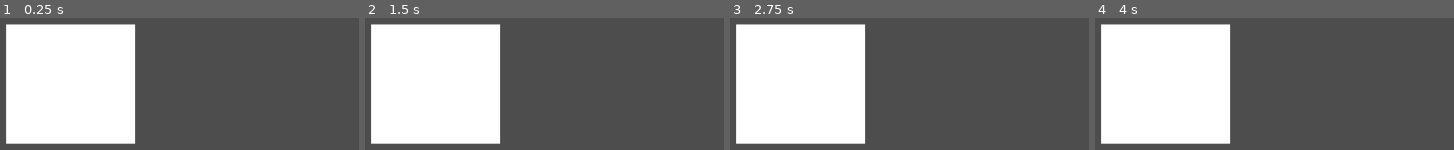
Above: before the commit, frames 1-4 (left to right).
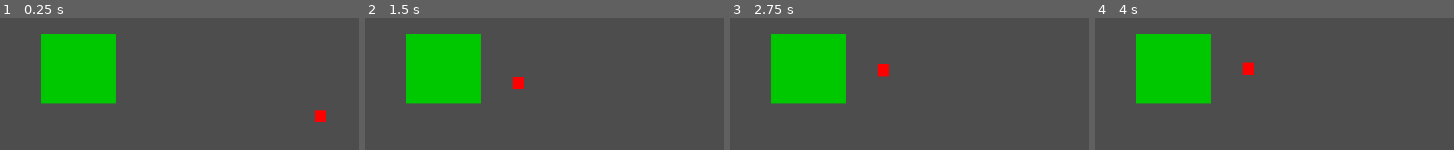
Above: after the commit, the same moments.

Repository: jakubaszcz/Prototype-Evil-Tower
Game: Godot game, scene res://Components/Scenes/Game.tscn
Two runs of this game, one before a commit and one after it. Both use one fixed random seed, a clock stepped at 60 frames per second and the inputs below.
Inputs:
- Up to frame 1 (0.25 s): no input
- Up to frame 2 (1.5 s): no input
- Up to frame 3 (2.75 s): tap Enter at 2 s
- Up to frame 4 (4 s): tap Space at 2.75 s; tap Enter at 3.5 s

The runs differ from the first frame. In frame 1, 33% of the frame differs, in the area x 1-91%, y 4-96%; in frame 2, 33%; in frame 3, 33%, in the area x 1-45%, y 4-96%; in frame 4, 33%.

Commit message:
[PET] Editing Player & Enemy Hitbox

Diff:
--- a/Components/Entities/Enemy.tscn
+++ b/Components/Entities/Enemy.tscn
@@ -1,10 +1,18 @@
-[gd_scene load_steps=2 format=3 uid="uid://7qrwl6nlntii"]
+[gd_scene load_steps=4 format=3 uid="uid://7qrwl6nlntii"]
+
+[ext_resource type="Script" path="res://Scripts/Entities/Enemies.gd" id="1_nvv1h"]
 
 [sub_resource type="RectangleShape2D" id="RectangleShape2D_o656c"]
 
-[node name="Enemy" type="Area2D"]
+[sub_resource type="CanvasTexture" id="CanvasTexture_o656c"]
+
+[node name="Enemy" type="CharacterBody2D"]
+script = ExtResource("1_nvv1h")
 
 [node name="CollisionArea" type="CollisionShape2D" parent="."]
 shape = SubResource("RectangleShape2D_o656c")
 
 [node name="Sprite" type="Sprite2D" parent="."]
+self_modulate = Color(1, 0, 0, 1)
+scale = Vector2(16.5, 17.5)
+texture = SubResource("CanvasTexture_o656c")
--- a/Components/Entities/Player.tscn
+++ b/Components/Entities/Player.tscn
@@ -8,21 +8,19 @@
 [sub_resource type="CircleShape2D" id="CircleShape2D_oo1nr"]
 radius = 178.0702
 
-[node name="Player" type="Area2D"]
+[node name="Player" type="CharacterBody2D"]
 
 [node name="Sprite" type="Sprite2D" parent="."]
-position = Vector2(572, 332)
-scale = Vector2(186.5, 172.5)
+self_modulate = Color(0, 0.785777, 0, 1)
+scale = Vector2(108.108, 100)
 texture = SubResource("CanvasTexture_xxblq")
 
 [node name="CollisionArea" type="CollisionShape2D" parent="."]
-position = Vector2(574, 333)
 shape = SubResource("RectangleShape2D_oo1nr")
 
 [node name="Radius" type="Node" parent="."]
 
-[node name="RadiusArea" type="Area2D" parent="Radius"]
+[node name="RadiusArea" type="Area2D" parent="."]
 
-[node name="CollisonArea" type="CollisionShape2D" parent="Radius/RadiusArea"]
-position = Vector2(571, 329)
+[node name="CollisonArea" type="CollisionShape2D" parent="RadiusArea"]
 shape = SubResource("CircleShape2D_oo1nr")
--- a/Components/Scenes/Game.tscn
+++ b/Components/Scenes/Game.tscn
@@ -1,7 +1,8 @@
-[gd_scene load_steps=3 format=3 uid="uid://dw6snjba4llv7"]
+[gd_scene load_steps=4 format=3 uid="uid://dw6snjba4llv7"]
 
 [ext_resource type="Script" uid="uid://b8oj5t1y3uoql" path="res://Scripts/Scenes/Game.gd" id="1_iqgff"]
 [ext_resource type="PackedScene" uid="uid://cq0st15no33wp" path="res://Components/Entities/Player.tscn" id="2_jru4f"]
+[ext_resource type="PackedScene" uid="uid://7qrwl6nlntii" path="res://Components/Entities/Enemy.tscn" id="3_jru4f"]
 
 [node name="Game" type="Node2D"]
 script = ExtResource("1_iqgff")
@@ -11,3 +12,9 @@
 [node name="Player" type="Node" parent="Components"]
 
 [node name="Player" parent="Components/Player" instance=ExtResource("2_jru4f")]
+position = Vector2(583, 310)
+
+[node name="Enemies" type="Node" parent="Components"]
+
+[node name="Enemy" parent="Components/Enemies" instance=ExtResource("3_jru4f")]
+position = Vector2(981, 388)
